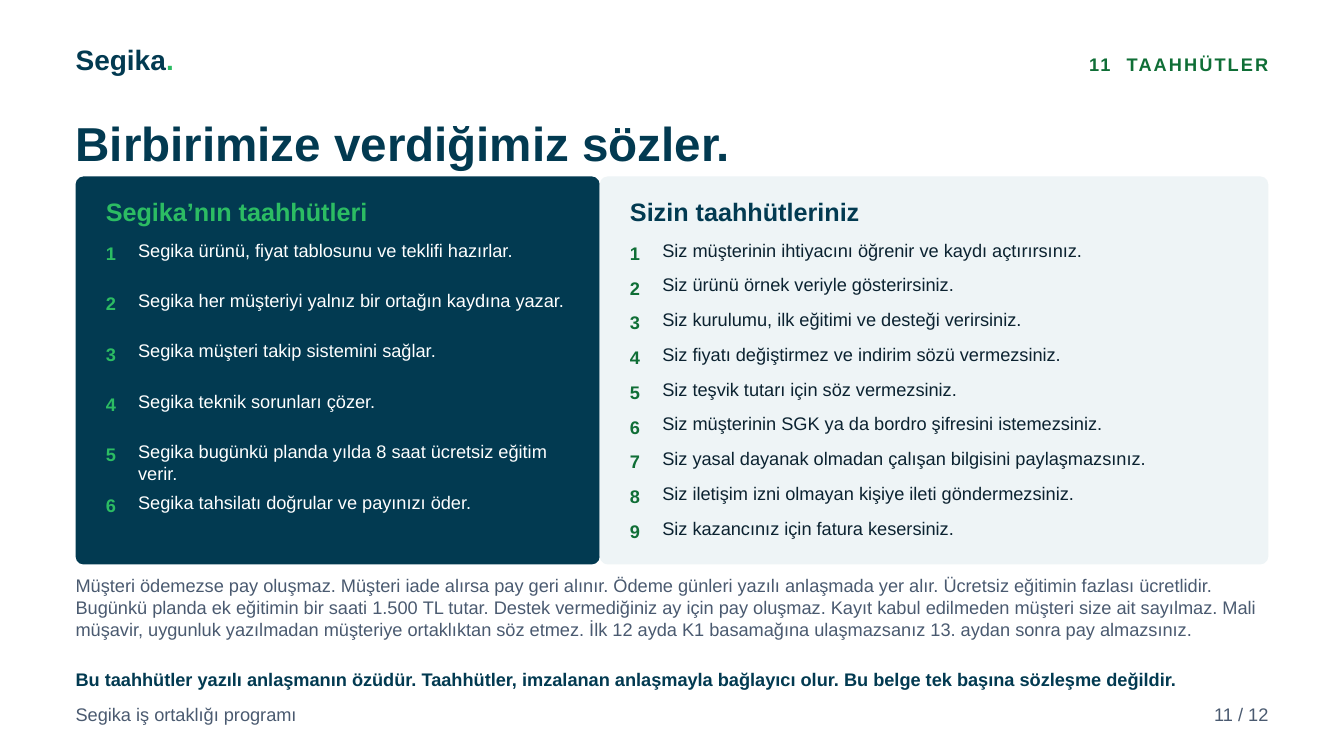
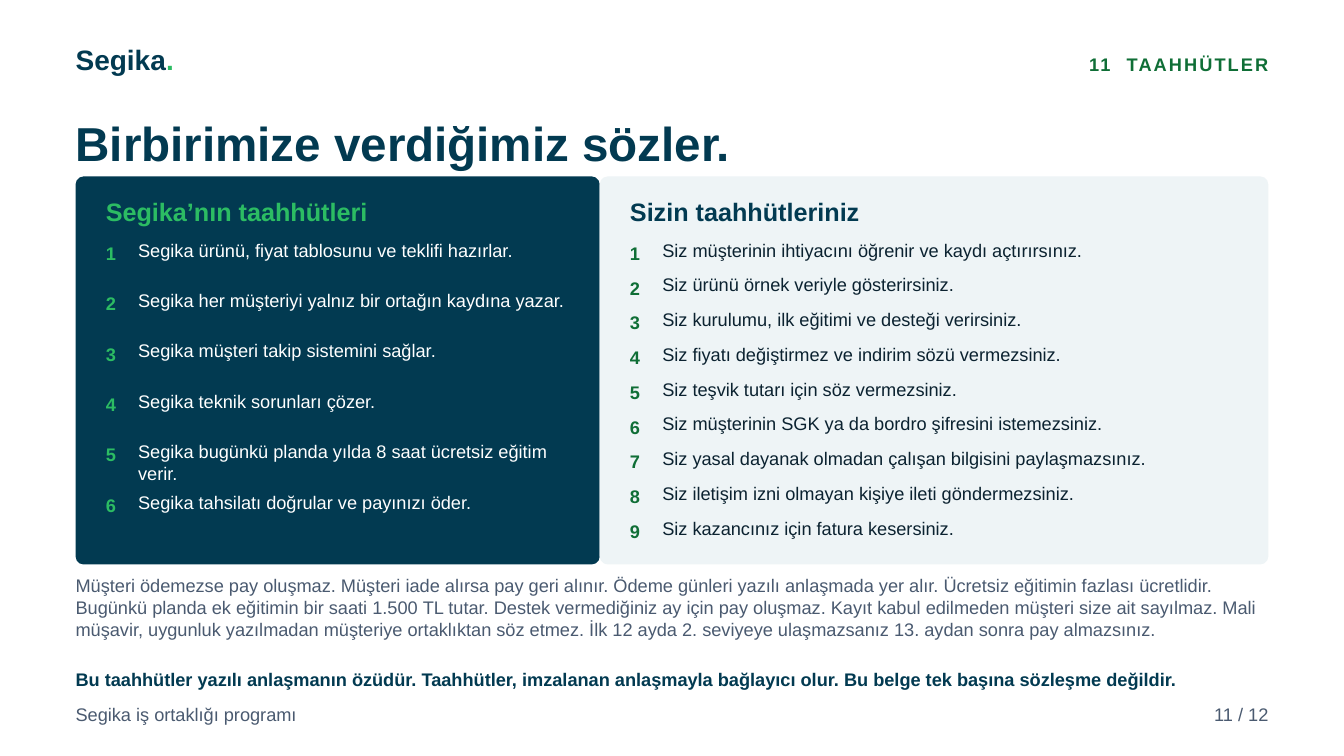
Before and after one commit to karacaismail/19ekim, a slide deck: slide 11 of public/indir/segika/segika-is-ortakligi-sunum.pptx. Drawn at 1344x756 pixels with LibreOffice and Linux fonts; fonts in the diff are those of the drawing. Boxes give left, top, right and bottom in pixels: in the first picture for what was removed or moved away, otherwise in the second. Text is boxed around its words. In the diff, an @@ line names an element or a change of style, - is before the commit and + after.

Commit message:
Segika setini kullanıcı incelemesine göre düzelt
- Yıllık sayfada tek örnek kaldı: 2 işveren ve %30 oran.
- "Siz buradasınız" işareti 4. seviyeye taşındı.
- Basamaklar okura "1. seviye" ile "4. seviye" adıyla görünür.
- Fiyat kaynağı cümlesi yenilendi.
- Nakitsiz yol görsel sunuma ve sunuma eklendi.
- Yıllık varsayım, elçi sınırı ve hak notu eklendi.
- El kitapçığının 2., 7. ve 10. sayfalarındaki boşluklar düzeldi.
- İçerik denetimi bu kuralları da arar.

```diff
--- a/public/indir/segika/segika-is-ortakligi-sunum.pptx
+++ b/public/indir/segika/segika-is-ortakligi-sunum.pptx
@@ text at [76, 578, 1255, 640]: text changed @@
-Müşteri ödemezse pay oluşmaz. Müşteri iade alırsa pay geri alınır. Ödeme günleri yazılı anlaşmada yer alır. Ücretsiz eğitimin fazlası ücretlidir. Bugünkü planda ek eğitimin bir saati 1.500 TL tutar. Destek vermediğiniz ay için pay oluşmaz. Kayıt kabul edilmeden müşteri size ait sayılmaz. Mali müşavir, uygunluk yazılmadan müşteriye ortaklıktan söz etmez. İlk 12 ayda K1 basamağına ulaşmazsanız 13. aydan sonra pay almazsınız.
+Müşteri ödemezse pay oluşmaz. Müşteri iade alırsa pay geri alınır. Ödeme günleri yazılı anlaşmada yer alır. Ücretsiz eğitimin fazlası ücretlidir. Bugünkü planda ek eğitimin bir saati 1.500 TL tutar. Destek vermediğiniz ay için pay oluşmaz. Kayıt kabul edilmeden müşteri size ait sayılmaz. Mali müşavir, uygunluk yazılmadan müşteriye ortaklıktan söz etmez. İlk 12 ayda 2. seviyeye ulaşmazsanız 13. aydan sonra pay almazsınız.
```
Also in this commit, not shown: 5 other slides changed, 28 other files.
